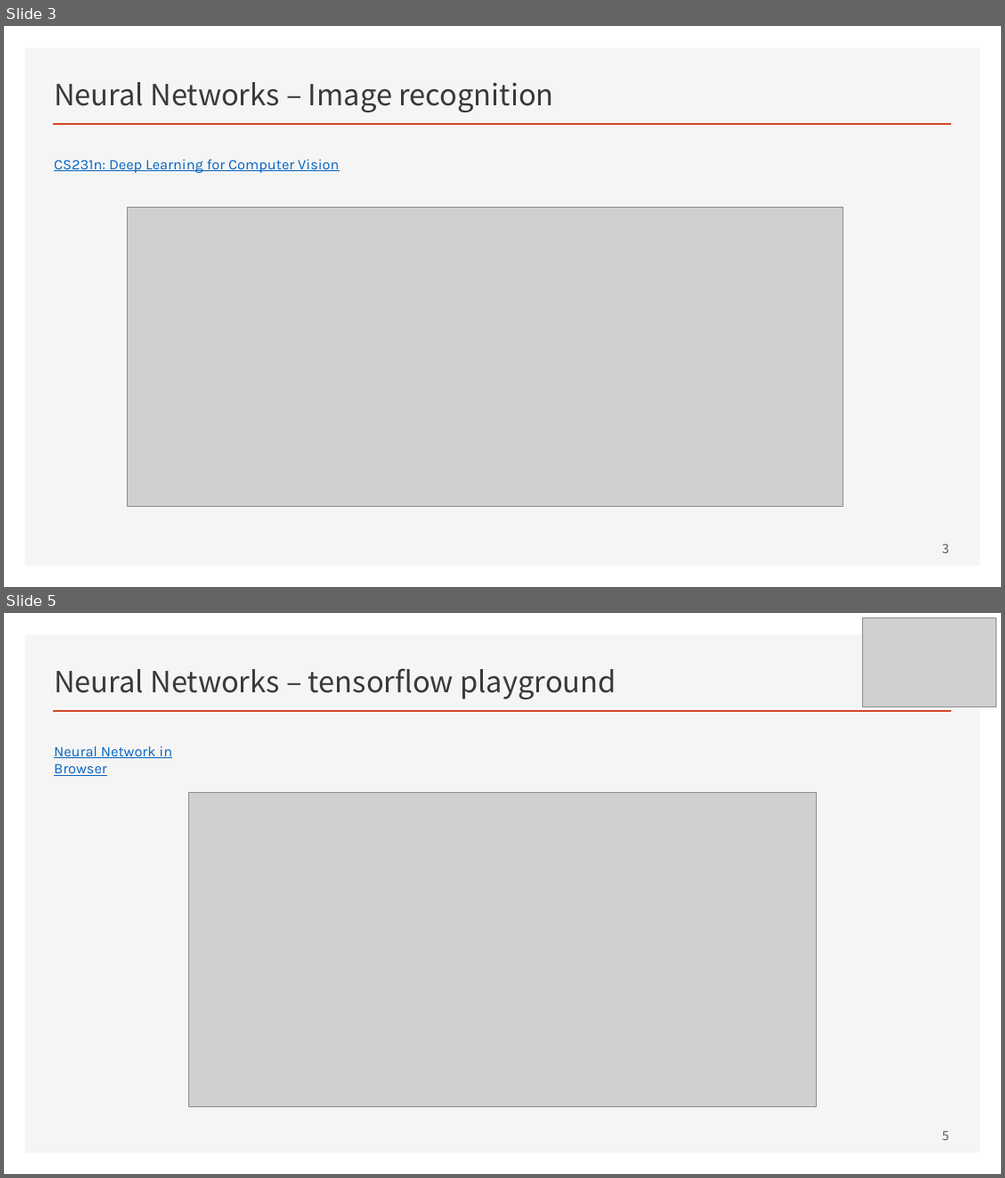
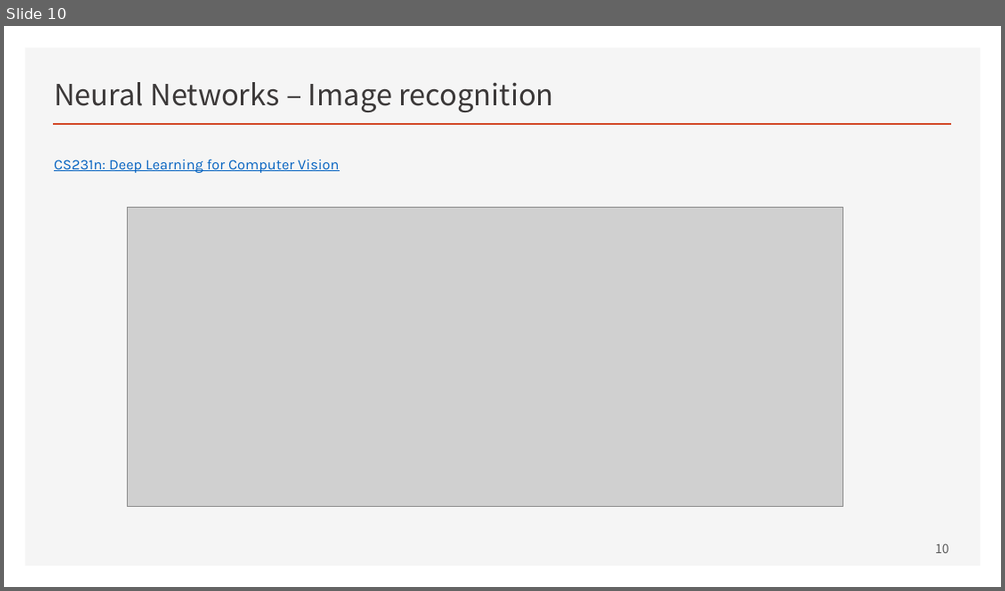
Before and after one commit to ancestor9/mathematics-for-machine-learning, a slide deck: w1_w2_System_of_Linear_Equations.pptx. Shown one above the other, each under a label of ours: slides 3 and 5 before the commit, slide 10 after it; the slides between them are not shown. The pictures are 1005x1178 and 1005x591 pixels, drawn with LibreOffice and Linux fonts; fonts in the diff are those of the drawing; grey boxes stand for pictures. Boxes give left, top, right and bottom in pixels: in the first picture for what was removed or moved away, otherwise in the second. Text is boxed around its words. In the diff, an @@ line names an element or a change of style, - is before the commit and + after.

```diff
--- a/w1_w2_System_of_Linear_Equations.pptx
+++ b/w1_w2_System_of_Linear_Equations.pptx
@@ slide 5 removed at [4,613,1001,1174], background #FFFFFF; not listed: 2 template elements that a slide beside it also shows @@
@@ picture removed at [863,617,997,706] @@
@@ title removed at [54,668,615,699] @@
-Neural Networks – tensorflow playground
@@ text removed at [54,746,172,776] @@
-Neural Network in Browser
@@ picture removed at [189,792,816,1107] @@
@@ page number removed at [942,1131,949,1140] @@
-5
@@ what was slide 3 is now slide 10 @@
@@ page number at [935,543,949,553]: text changed @@
-3
+10
```
Also in this commit, not shown: 7 slides added, 1 other slide removed, 2 other files.
